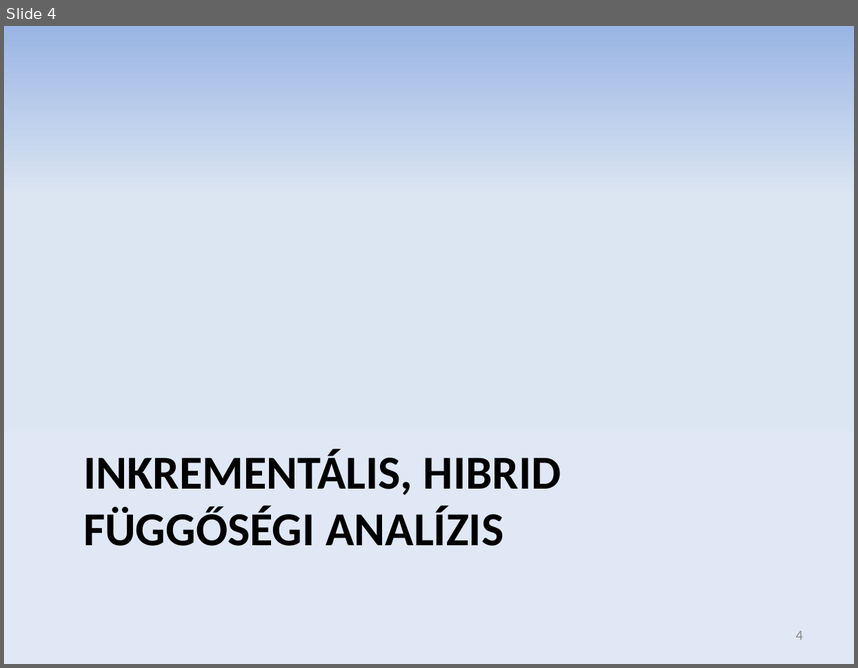
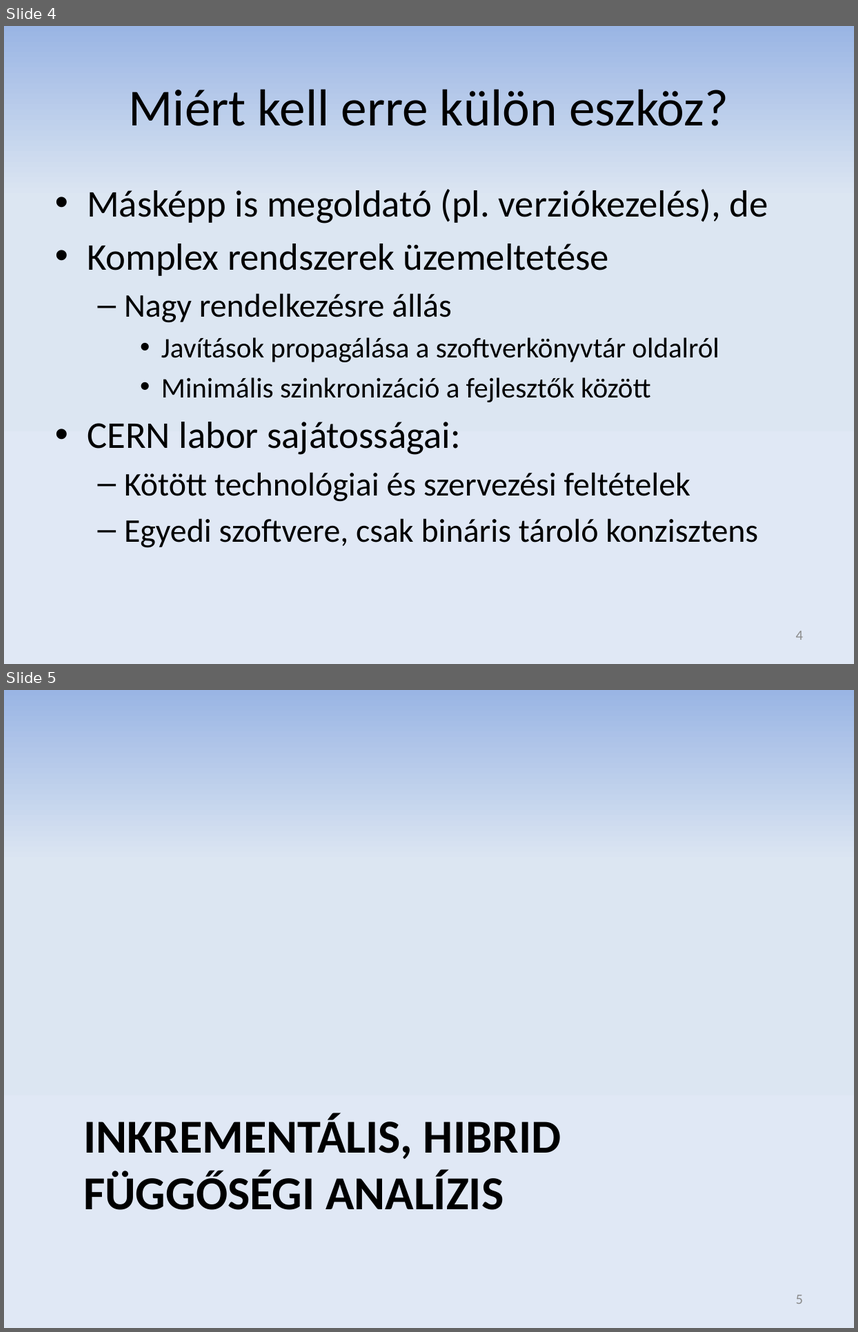
Before and after one commit to donat/incquery-deps, a slide deck: incquery-deps-thesis/presentation/zv_csikos_donat.pptx. Shown one above the other, each under a label of ours: slide 4 before the commit, slides 4 and 5 after it. The pictures are 858x668 and 858x1332 pixels, drawn with LibreOffice and Linux fonts; fonts in the diff are those of the drawing. Boxes give left, top, right and bottom in pixels: in the first picture for what was removed or moved away, otherwise in the second. Text is boxed around its words. In the diff, an @@ line names an element or a change of style, - is before the commit and + after.

```diff
--- a/incquery-deps-thesis/presentation/zv_csikos_donat.pptx
+++ b/incquery-deps-thesis/presentation/zv_csikos_donat.pptx
@@ slide 4 added at (x1=4, y1=26, x2=854, y2=664), background gradient #9AB5E4 to #DCE6F2 to #E1E8F5 @@
@@ title added at (x1=128, y1=89, x2=728, y2=126), 44 pt, text #000000 @@
+Miért kell erre külön eszköz?
@@ text added at (x1=87, y1=189, x2=769, y2=548), 28 pt, text #000000 @@
+• Másképp is megoldató (pl. verziókezelés), de
+• Komplex rendszerek üzemeltetése
+  – Nagy rendelkezésre állás
+    • Javítások propagálása a szoftverkönyvtár oldalról
+    • Minimális szinkronizáció a fejlesztők között
+• CERN labor sajátosságai:
+  – Kötött technológiai és szervezési feltételek
+  – Egyedi szoftvere, csak bináris tároló konzisztens
@@ page number added at (x1=796, y1=630, x2=803, y2=639), 12 pt, text #8C8C8C @@
+4
@@ what was slide 4 is now slide 5 @@
@@ page number at (x1=796, y1=1294, x2=803, y2=1303): text changed @@
-4
+5
```
Also in this commit, not shown: 2 slides removed.
